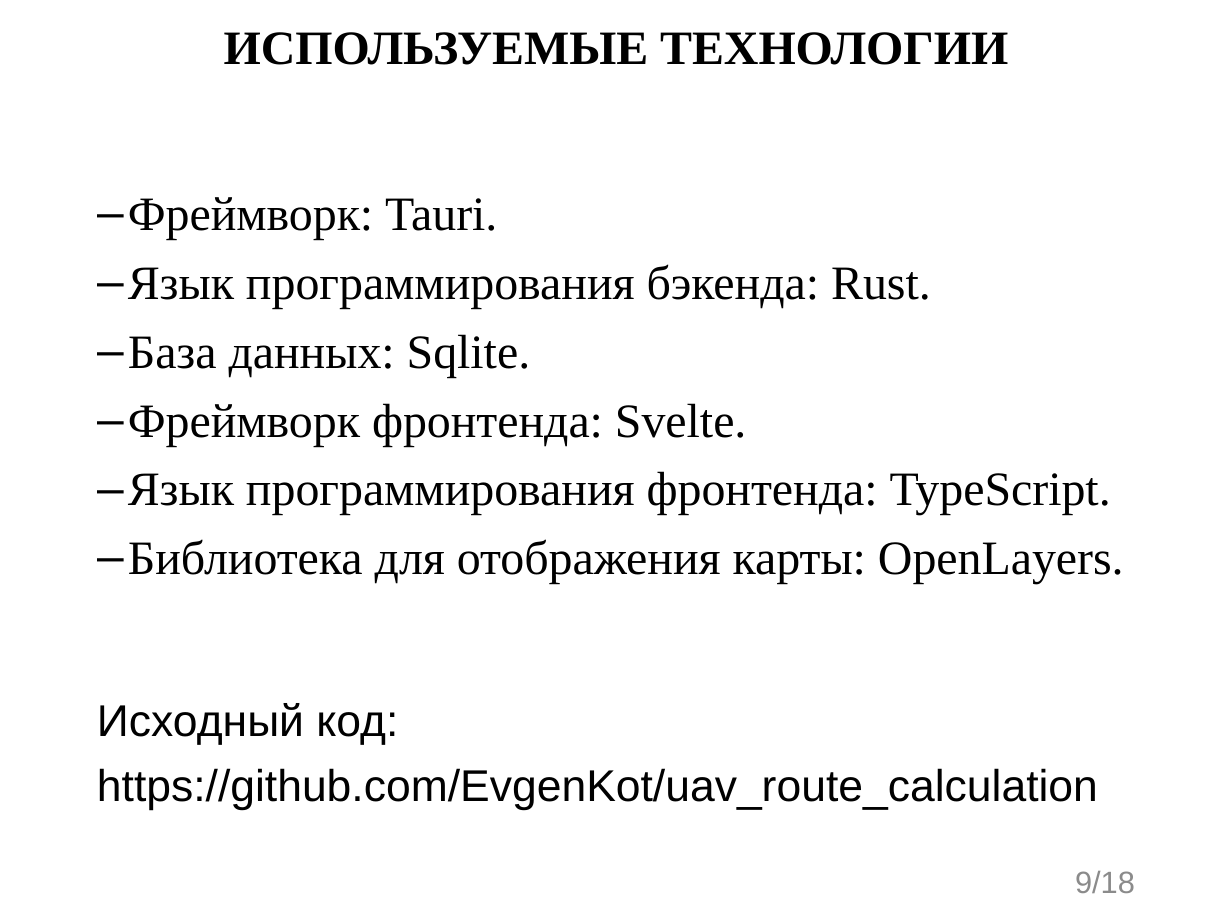
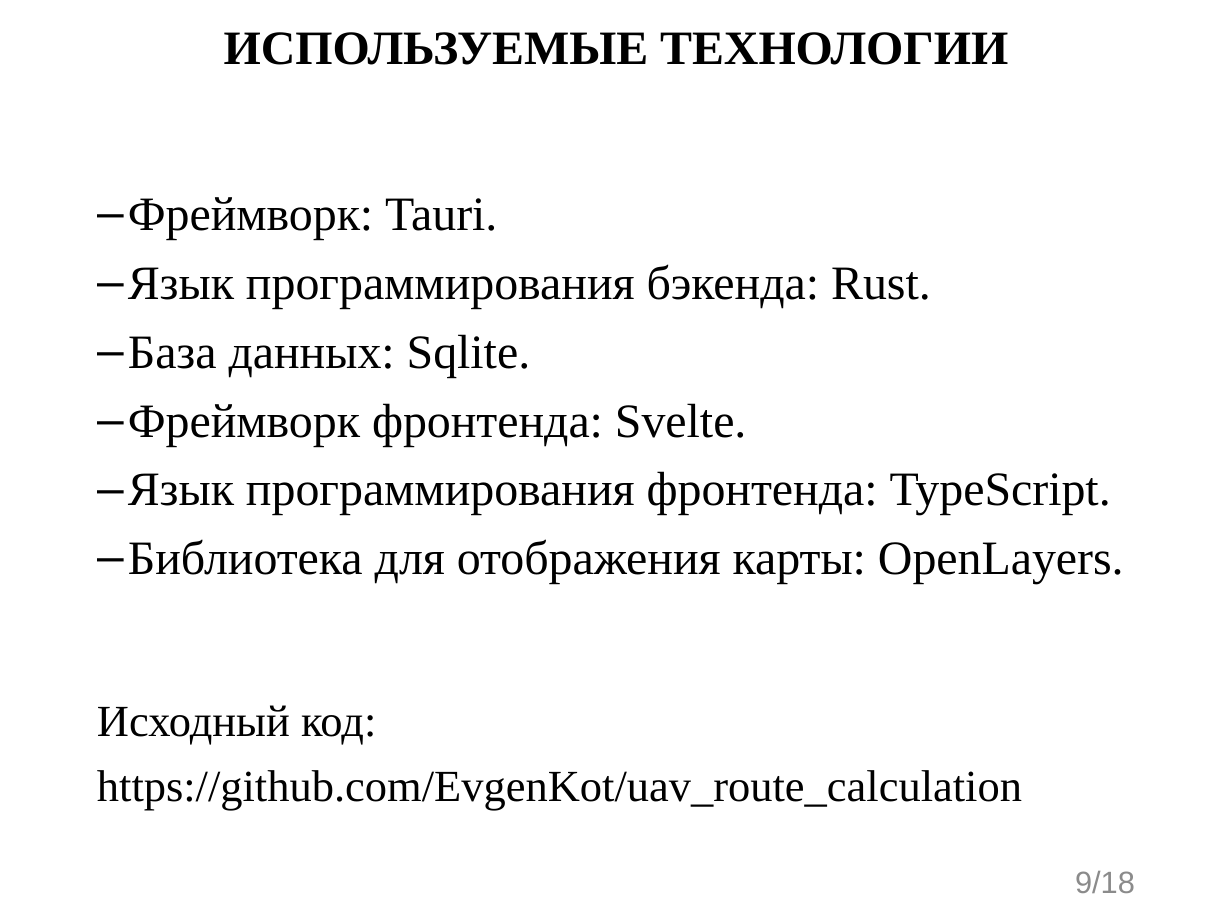
Before and after one commit to evgenkot/uav-route-calculation, a slide deck: slide 9 of doc/Raschupkin_EV_UAV_Route_Planning.pptx. Drawn at 1232x924 pixels with LibreOffice and Linux fonts; fonts in the diff are those of the drawing. Boxes give left, top, right and bottom in pixels: in the first picture for what was removed or moved away, otherwise in the second. Text is boxed around its words. In the diff, an @@ line names an element or a change of style, - is before the commit and + after.

```diff
--- a/doc/Raschupkin_EV_UAV_Route_Planning.pptx
+++ b/doc/Raschupkin_EV_UAV_Route_Planning.pptx
@@ text "Исходный код:" at (97,705,1022,810): font Arial to Times New Roman @@
```
Also in this commit, not shown: 3 other files.
